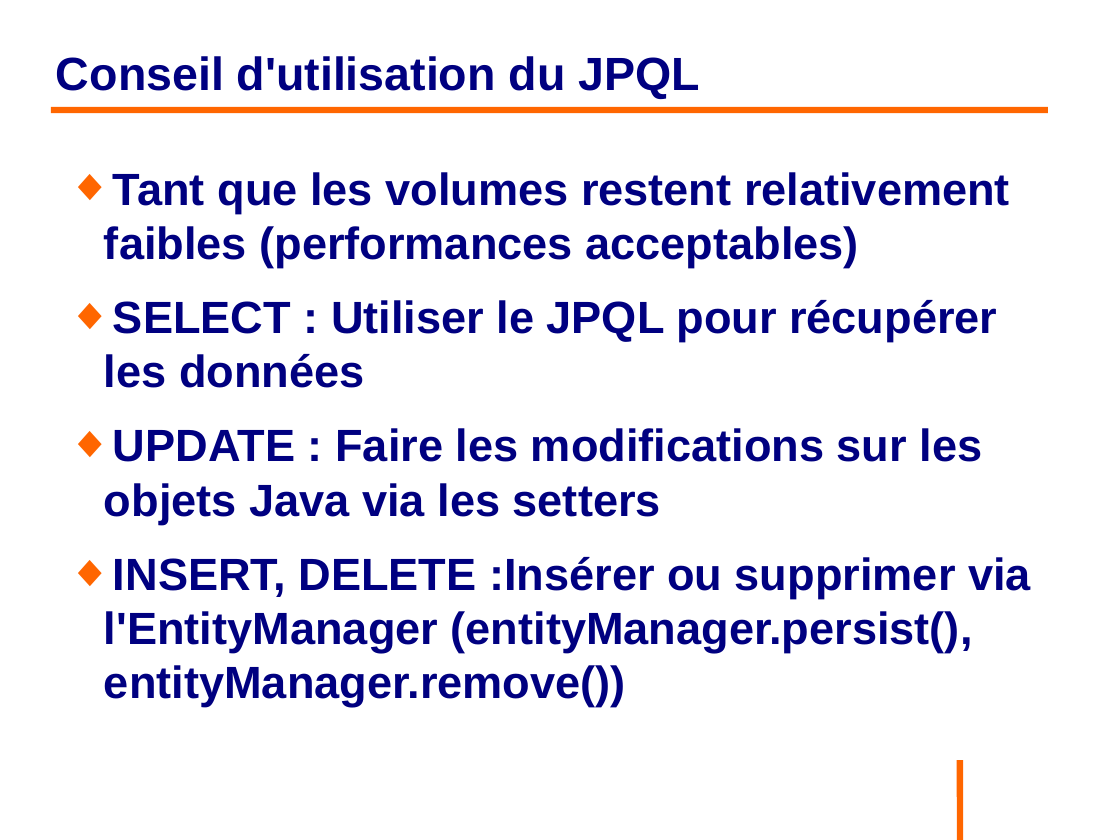
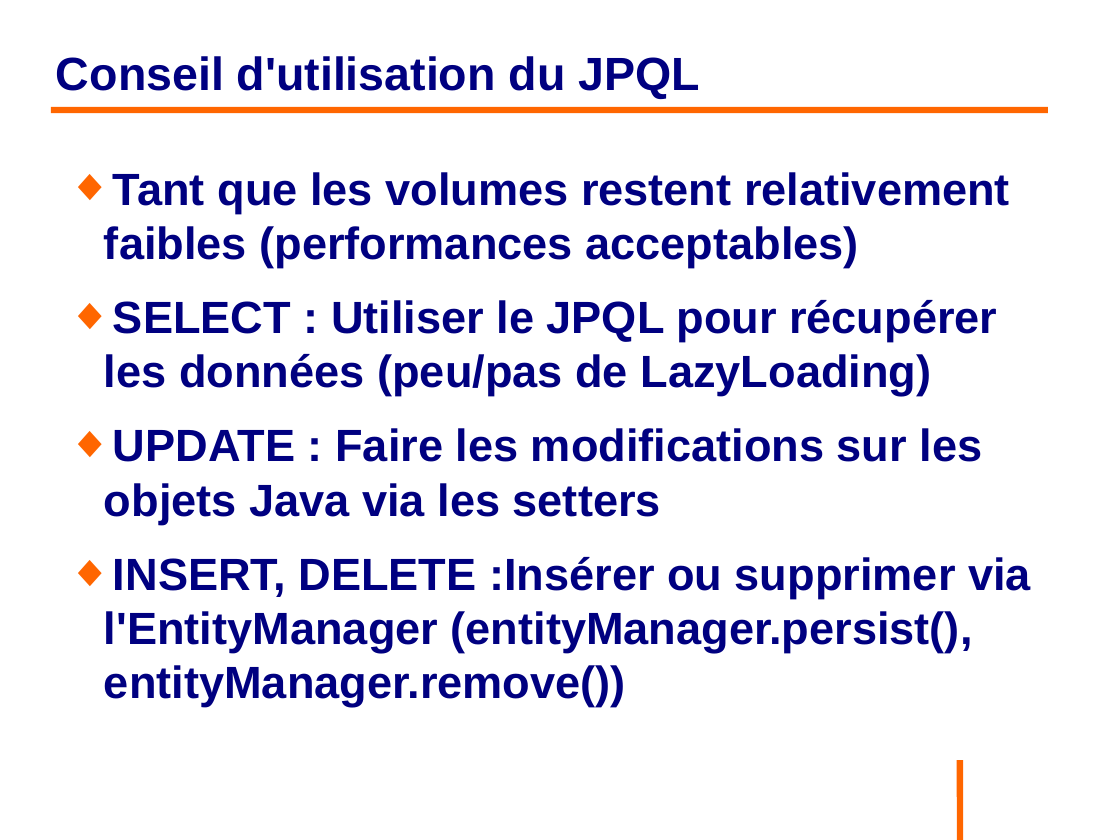
Before and after one commit to philphils/formation-hibernate-basique, a slide deck: slide 118 of Documentation/diapo_formation_hibernate.odp. Drawn at 1120x840 pixels with LibreOffice and Linux fonts; fonts in the diff are those of the drawing; background and template pictures are left out. Boxes give left, top, right and bottom in pixels: in the first picture for what was removed or moved away, otherwise in the second. Text is boxed around its words. In the diff, an @@ line names an element or a change of style, - is before the commit and + after.

```diff
--- a/Documentation/diapo_formation_hibernate.odp
+++ b/Documentation/diapo_formation_hibernate.odp
@@ text at (x1=104, y1=300, x2=997, y2=396): text changed @@
-◆ SELECT : Utiliser le JPQL pour récupérer les données
+◆ SELECT : Utiliser le JPQL pour récupérer les données (peu/pas de LazyLoading)
```
Also in this commit, not shown: 17 other slides changed, 1 slide added, 1 slide removed.
